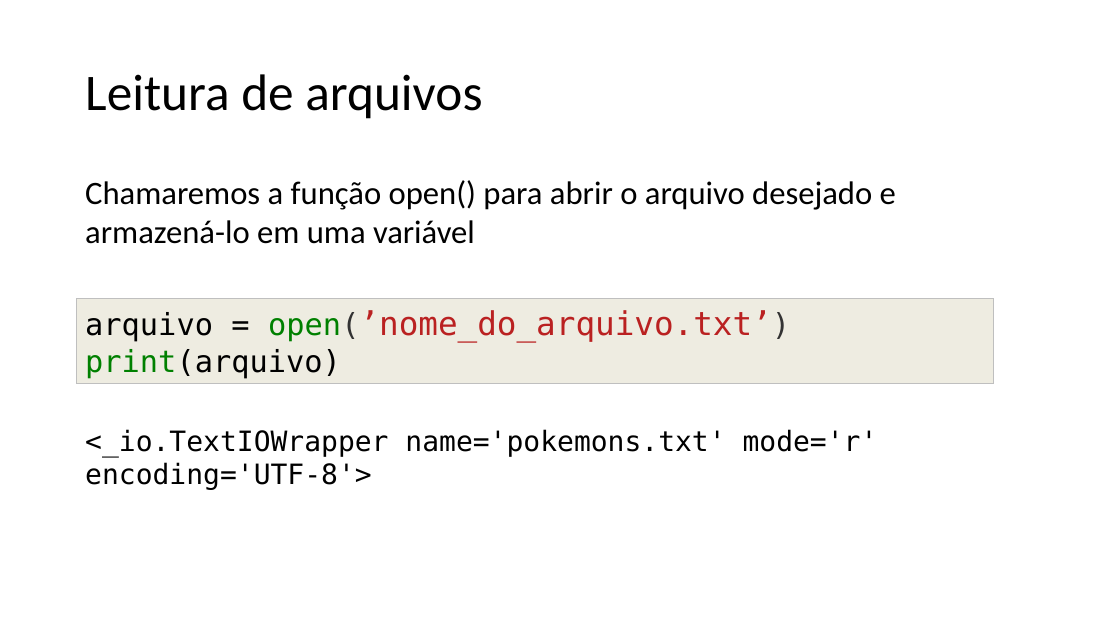
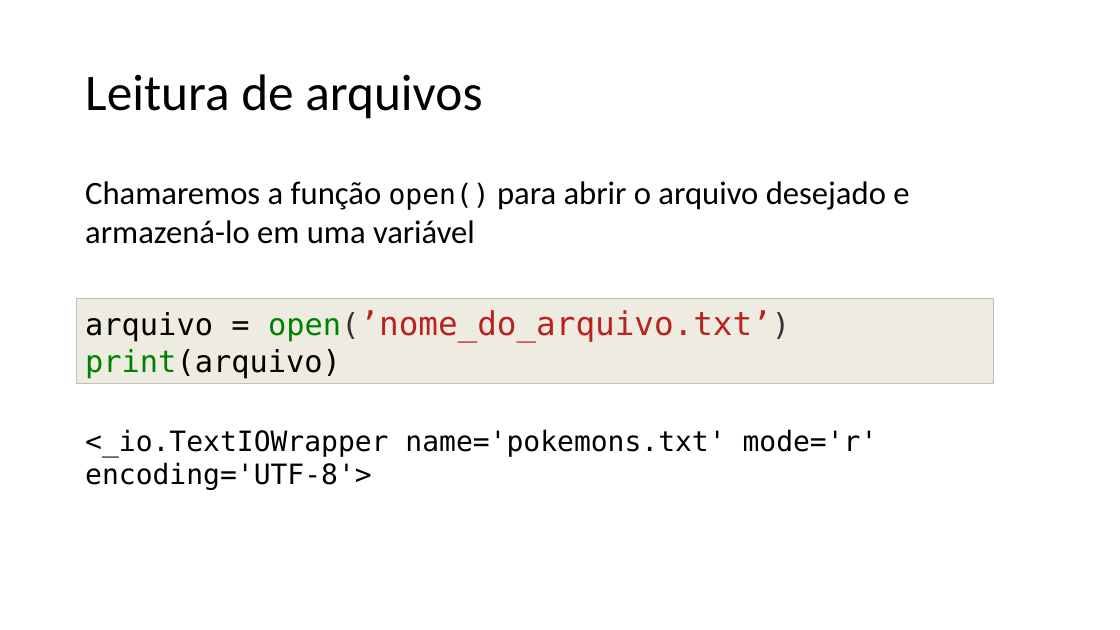
Before and after one commit to lidimayra/basic-stats, a slide deck: slide 6 of presentation.pptx. Drawn at 1120x630 pixels with LibreOffice and Linux fonts; fonts in the diff are those of the drawing. Boxes give left, top, right and bottom in pixels: in the first picture for what was removed or moved away, otherwise in the second. Text is boxed around its words. In the diff, an @@ line names an element or a change of style, - is before the commit and + after.

```diff
--- a/presentation.pptx
+++ b/presentation.pptx
@@ text "Chamaremos a função open() para ..." at (85, 181, 909, 244): size 28 to 24 pt, font Calibri to DejaVu Sans Mono in "open()" @@
```
Also in this commit, not shown: 5 other slides changed, 1 slide added.
